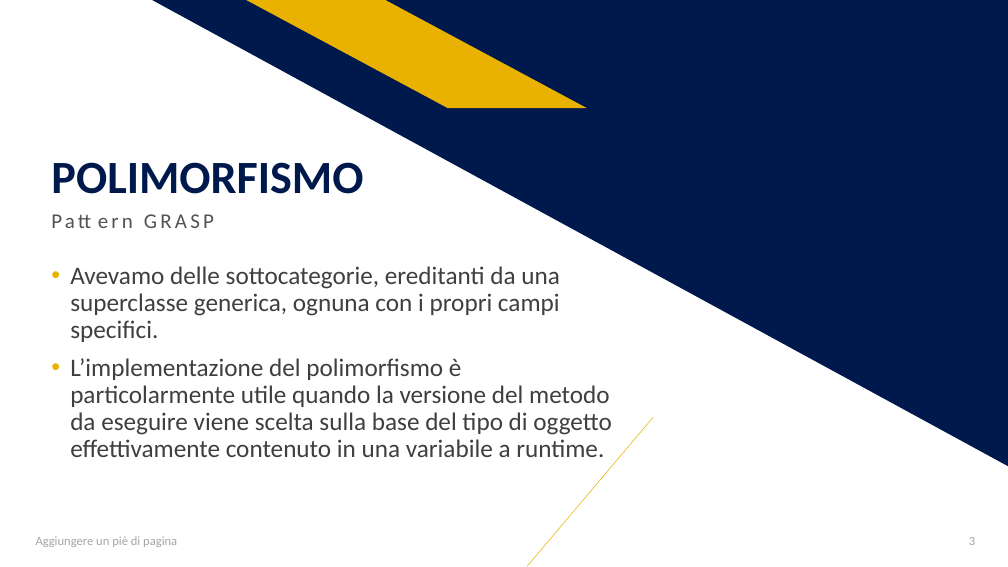
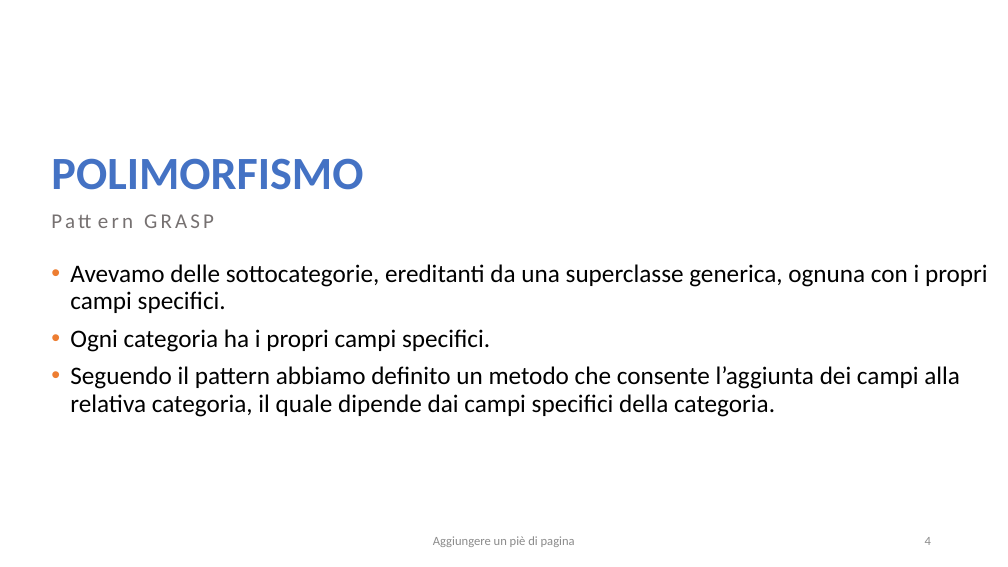
Before and after one commit to salvalai-matteo/EventBookDocumentation, a slide deck: slide 4 of Progetto Ingegneria SW.pptx (slide 3 before the commit). Drawn at 1008x567 pixels with LibreOffice and Linux fonts; fonts in the diff are those of the drawing. Boxes give left, top, right and bottom in pixels: in the first picture for what was removed or moved away, otherwise in the second. Text is boxed around its words. In the diff, an @@ line names an element or a change of style, - is before the commit and + after.

```diff
--- a/Progetto Ingegneria SW.pptx
+++ b/Progetto Ingegneria SW.pptx
@@ right triangle removed at (152,0,1008,467) @@
@@ parallelogram removed at (247,0,588,108) @@
@@ title "POLIMORFISMO" at (51,158,363,190): text colour #00194C to #4472C4 @@
@@ text "Pattern GRASP" at (44,206,651,257): text colour #525252 to #767171 @@
@@ text at (70,264,988,313): text colour #3F3F3F to #000000 in "Avevamo delle sottocategorie, ereditanti da una superclasse ..."; bullet colour #EAB200 to #ED7D31 @@
@@ text at (70,329,960,417): text changed; text colour #3F3F3F to #000000 @@
-• L’implementazione del polimorfismo è particolarmente utile quando la versione del metodo da eseguire viene scelta sulla base del tipo di oggetto effettivamente contenuto in una variabile a runtime.
+• Ogni categoria ha i propri campi specifici.
+• Seguendo il pattern abbiamo definito un metodo che consente l’aggiunta dei campi alla relativa categoria, il quale dipende dai campi specifici della categoria.
@@ line removed from (527, 566) to (653, 417) @@
@@ text "Aggiungere un piè di pagina": place and size @@
-text "Aggiungere un piè di pagina" at (36,536,177,547)
+text "Aggiungere un piè di pagina" at (433,536,575,547)
@@ text "Aggiungere un piè di pagina" at (433,536,575,547): text colour #A5A5A5 to #8C8C8C; alignment left to centre @@
@@ page number added at (925,537,931,545), 12 pt, text #8C8C8C @@
+4
@@ page number removed at (969,537,975,545) @@
-3
```
Also in this commit, not shown: 14 other slides changed, 3 slides added, 6 slides removed.
